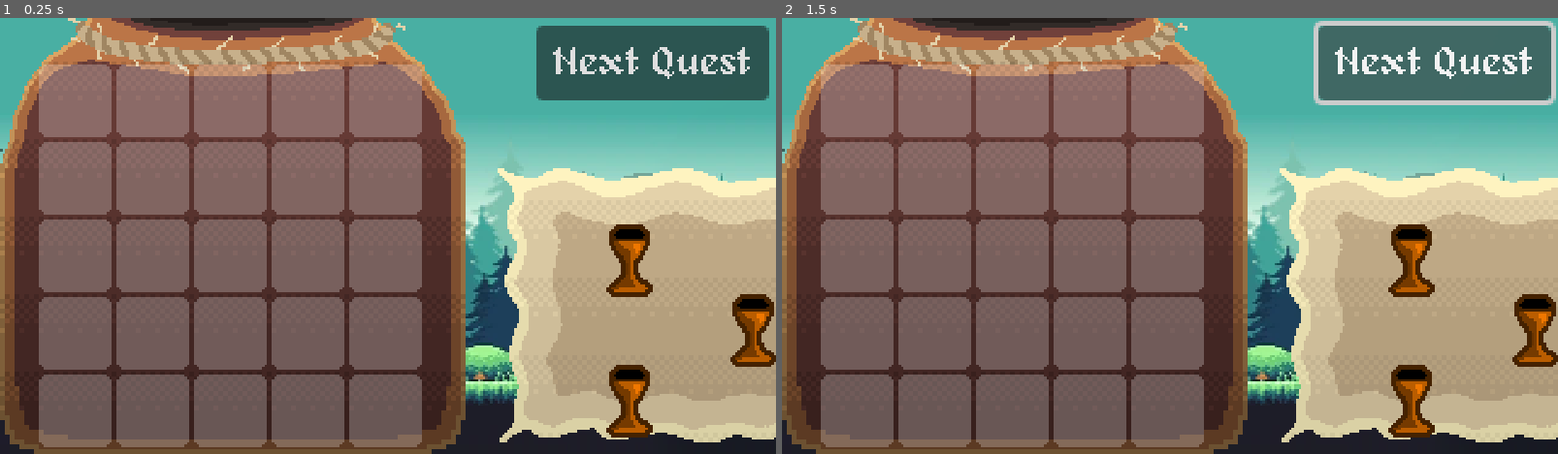
Above: before the commit, frames 1-2 (left to right).
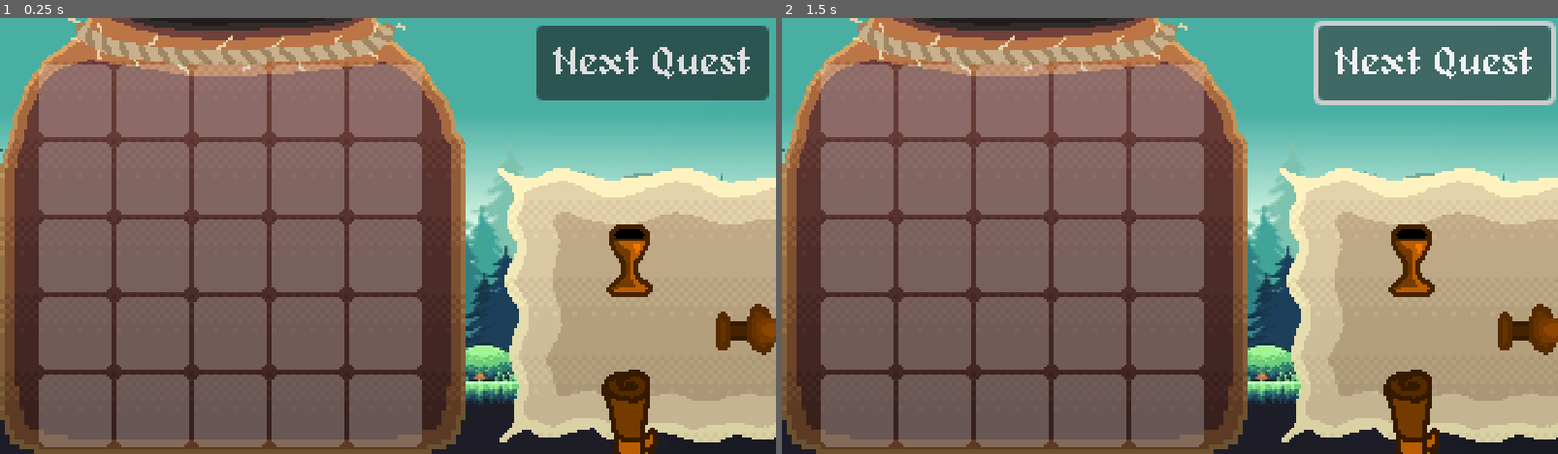
Above: after the commit, the same moments.

Repository: Pyroglyph/lame-jam-52
Game: Godot game, scene res://scenes/game.tscn
Same seed, same stepped clock (60 frames per second), same inputs: the game is played once before the commit and once after it.
Inputs:
- Up to frame 1 (0.25 s): no input
- Up to frame 2 (1.5 s): click "Next Quest" at 0.5 s; click "Next Quest" at 1.25 s

The runs differ from the first frame. In frame 1, 1.8% of the frame differs, in the area x 77-100%, y 63-100%; in frame 2, 1.8%.

Commit message:
Add some more items

Diff:
--- a/scenes/game.tscn
+++ b/scenes/game.tscn
@@ -7,6 +7,9 @@
 [ext_resource type="PackedScene" uid="uid://ddshwma8lykn3" path="res://scenes/cell.tscn" id="3_iywne"]
 [ext_resource type="PackedScene" uid="uid://d3onrjn6ydtcq" path="res://scenes/items/goblet.tscn" id="3_p57ef"]
 [ext_resource type="PackedScene" uid="uid://cqyx12pl6n80p" path="res://scenes/items/dagger.tscn" id="4_u5sy4"]
+[ext_resource type="PackedScene" uid="uid://pe4oi8f578bc" path="res://scenes/items/crown.tscn" id="5_0tnpc"]
+[ext_resource type="PackedScene" uid="uid://cg000hwsj0kil" path="res://scenes/items/necklace.tscn" id="5_vtaks"]
+[ext_resource type="PackedScene" uid="uid://bj8hmfx4cfcfh" path="res://scenes/items/scepter.tscn" id="6_kvpfn"]
 [ext_resource type="FontFile" uid="uid://dwh88hp7prsrr" path="res://assets/alagard.ttf" id="8_gee14"]
 
 [sub_resource type="RectangleShape2D" id="RectangleShape2D_p57ef"]
@@ -16,6 +19,8 @@
 texture_filter = 1
 script = ExtResource("1_iywne")
 common_items = Array[PackedScene]([ExtResource("4_u5sy4"), ExtResource("3_p57ef"), ExtResource("2_iywne")])
+uncommon_items = Array[PackedScene]([ExtResource("5_vtaks"), ExtResource("6_kvpfn")])
+rare_items = Array[PackedScene]([ExtResource("5_0tnpc")])
 
 [node name="temp bg" type="Sprite2D" parent="."]
 texture = ExtResource("1_lnu2h")
--- /dev/null
+++ b/scenes/items/crown.tscn
@@ -0,0 +1,30 @@
+[gd_scene load_steps=4 format=3 uid="uid://pe4oi8f578bc"]
+
+[ext_resource type="Script" uid="uid://bqxond7ea3wk5" path="res://src/item.gd" id="1_wbqn5"]
+[ext_resource type="PackedScene" uid="uid://ddshwma8lykn3" path="res://scenes/cell.tscn" id="2_18uhf"]
+[ext_resource type="Texture2D" uid="uid://bikxsaouu816s" path="res://assets/Crown.png" id="3_wbqn5"]
+
+[node name="Crown" type="Node2D"]
+script = ExtResource("1_wbqn5")
+item_name = "Crown"
+base_value = 60
+metadata/_custom_type_script = "uid://bqxond7ea3wk5"
+
+[node name="Cell1" parent="." instance=ExtResource("2_18uhf")]
+is_item = true
+
+[node name="Cell2" parent="." instance=ExtResource("2_18uhf")]
+position = Vector2(32, 0)
+is_item = true
+
+[node name="Cell3" parent="." instance=ExtResource("2_18uhf")]
+position = Vector2(0, 32)
+is_item = true
+
+[node name="Cell4" parent="." instance=ExtResource("2_18uhf")]
+position = Vector2(32, 32)
+is_item = true
+
+[node name="Sprite2D" type="Sprite2D" parent="."]
+position = Vector2(16, 16)
+texture = ExtResource("3_wbqn5")
--- a/scenes/items/dagger.tscn
+++ b/scenes/items/dagger.tscn
@@ -4,7 +4,7 @@
 [ext_resource type="PackedScene" uid="uid://ddshwma8lykn3" path="res://scenes/cell.tscn" id="2_r2ptf"]
 [ext_resource type="Texture2D" uid="uid://cc1xasdwmnp3v" path="res://assets/dagger_0.png" id="3_dnyrw"]
 
-[node name="Scroll" type="Node2D"]
+[node name="Dagger" type="Node2D"]
 script = ExtResource("1_dnyrw")
 item_name = "Dagger"
 base_value = 22
--- /dev/null
+++ b/scenes/items/necklace.tscn
@@ -0,0 +1,26 @@
+[gd_scene load_steps=4 format=3 uid="uid://cg000hwsj0kil"]
+
+[ext_resource type="Script" uid="uid://bqxond7ea3wk5" path="res://src/item.gd" id="1_1lxk3"]
+[ext_resource type="PackedScene" uid="uid://ddshwma8lykn3" path="res://scenes/cell.tscn" id="2_qvm4r"]
+[ext_resource type="Texture2D" uid="uid://43nkg88ksvtg" path="res://assets/Neckless.png" id="3_1lxk3"]
+
+[node name="Necklace" type="Node2D"]
+script = ExtResource("1_1lxk3")
+item_name = "Necklace"
+base_value = 45
+metadata/_custom_type_script = "uid://bqxond7ea3wk5"
+
+[node name="Cell1" parent="." instance=ExtResource("2_qvm4r")]
+is_item = true
+
+[node name="Cell2" parent="." instance=ExtResource("2_qvm4r")]
+position = Vector2(0, 32)
+is_item = true
+
+[node name="Cell3" parent="." instance=ExtResource("2_qvm4r")]
+position = Vector2(32, 32)
+is_item = true
+
+[node name="Sprite2D" type="Sprite2D" parent="."]
+position = Vector2(16, 16)
+texture = ExtResource("3_1lxk3")
--- /dev/null
+++ b/scenes/items/scepter.tscn
@@ -0,0 +1,25 @@
+[gd_scene load_steps=4 format=3 uid="uid://bj8hmfx4cfcfh"]
+
+[ext_resource type="Script" uid="uid://bqxond7ea3wk5" path="res://src/item.gd" id="1_4mey6"]
+[ext_resource type="PackedScene" uid="uid://ddshwma8lykn3" path="res://scenes/cell.tscn" id="2_442r4"]
+[ext_resource type="Texture2D" uid="uid://d43l385dknaa" path="res://assets/secpter.png" id="3_4mey6"]
+
+[node name="Scepter" type="Node2D"]
+script = ExtResource("1_4mey6")
+item_name = "Scepter"
+base_value = 45
+
+[node name="Cell1" parent="." instance=ExtResource("2_442r4")]
+is_item = true
+
+[node name="Cell2" parent="." instance=ExtResource("2_442r4")]
+position = Vector2(0, 32)
+is_item = true
+
+[node name="Cell3" parent="." instance=ExtResource("2_442r4")]
+position = Vector2(0, 64)
+is_item = true
+
+[node name="Sprite2D" type="Sprite2D" parent="."]
+position = Vector2(0, 32)
+texture = ExtResource("3_4mey6")
--- a/scenes/items/scroll.tscn
+++ b/scenes/items/scroll.tscn
@@ -10,11 +10,9 @@
 base_value = 25
 
 [node name="Cell1" parent="." instance=ExtResource("2_dn2fb")]
-modulate = Color(1, 1, 1, 1)
 is_item = true
 
 [node name="Cell2" parent="." instance=ExtResource("2_dn2fb")]
-modulate = Color(1, 1, 1, 1)
 position = Vector2(0, 32)
 is_item = true
 
--- /dev/null
+++ b/scenes/items/sword.tscn
@@ -0,0 +1,25 @@
+[gd_scene load_steps=4 format=3 uid="uid://jol80pseuel6"]
+
+[ext_resource type="Script" uid="uid://bqxond7ea3wk5" path="res://src/item.gd" id="1_l3uod"]
+[ext_resource type="PackedScene" uid="uid://ddshwma8lykn3" path="res://scenes/cell.tscn" id="2_gj357"]
+[ext_resource type="Texture2D" uid="uid://754nlw06dfcd" path="res://assets/Sword.png" id="3_l3uod"]
+
+[node name="Sword" type="Node2D"]
+script = ExtResource("1_l3uod")
+item_name = "Sword"
+base_value = 40
+
+[node name="Cell1" parent="." instance=ExtResource("2_gj357")]
+is_item = true
+
+[node name="Cell2" parent="." instance=ExtResource("2_gj357")]
+position = Vector2(0, 32)
+is_item = true
+
+[node name="Cell3" parent="." instance=ExtResource("2_gj357")]
+position = Vector2(0, 64)
+is_item = true
+
+[node name="Sprite2D" type="Sprite2D" parent="."]
+position = Vector2(0, 32)
+texture = ExtResource("3_l3uod")
Not shown: 1 places in scenes/game.tscn that only renumber resources
